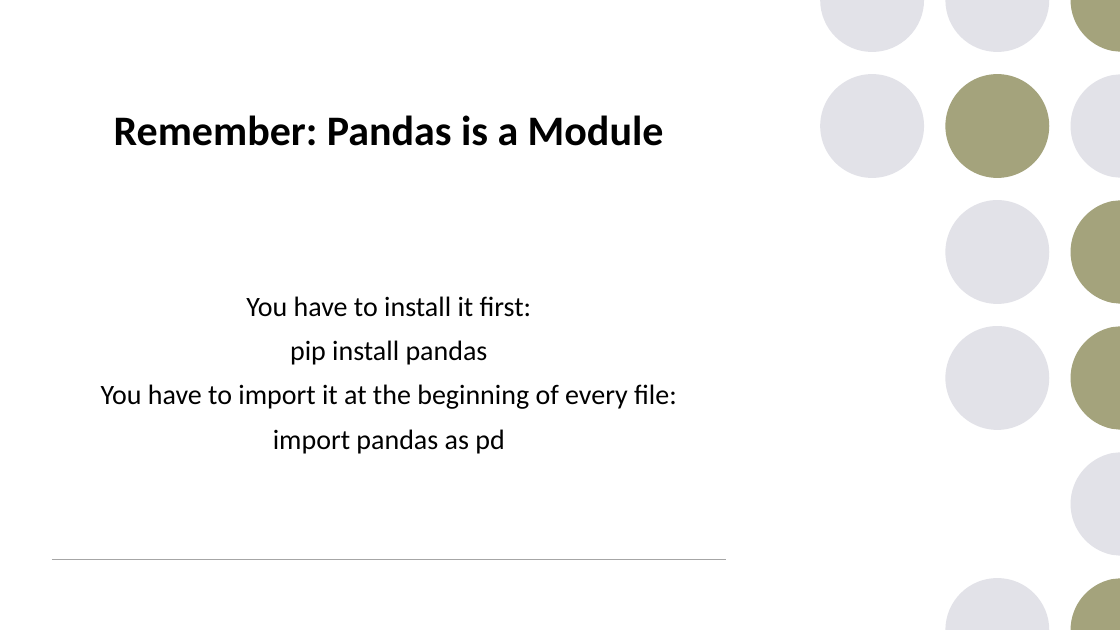
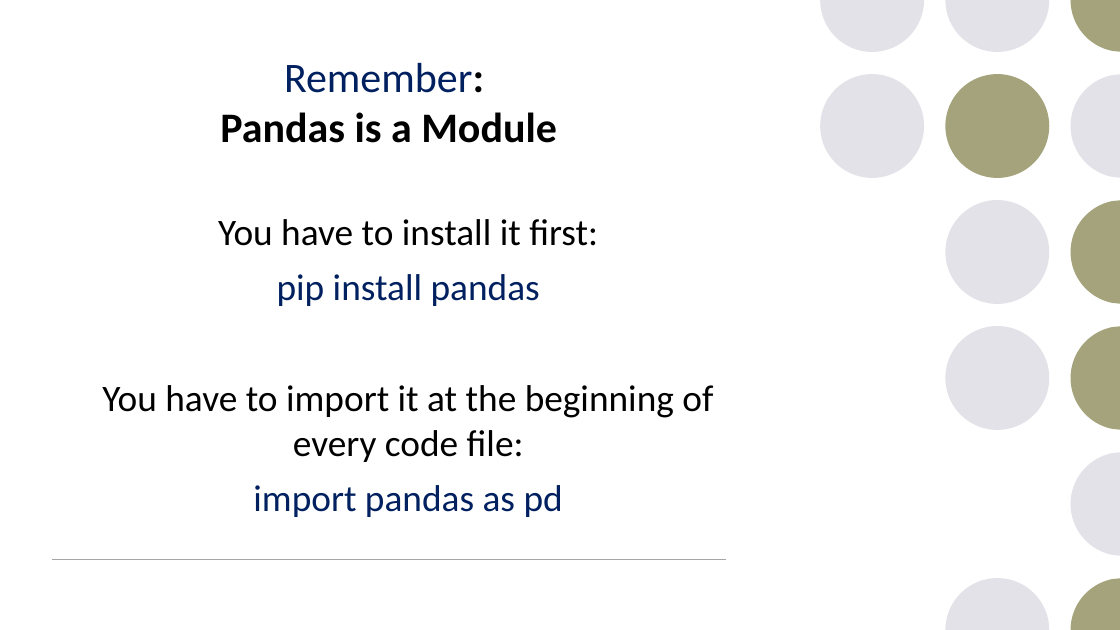
Before and after one commit to JohanBester/PythonResources, a slide deck: slide 5 of DAP_PowerPoints/week6-pandas.pptx (slide 6 before the commit). Drawn at 1120x630 pixels with LibreOffice and Linux fonts; fonts in the diff are those of the drawing. Boxes give left, top, right and bottom in pixels: in the first picture for what was removed or moved away, otherwise in the second. Text is boxed around its words. In the diff, an @@ line names an element or a change of style, - is before the commit and + after.

```diff
--- a/DAP_PowerPoints/week6-pandas.pptx
+++ b/DAP_PowerPoints/week6-pandas.pptx
@@ title "Remember: Pandas is a Module": place and size @@
-title "Remember: Pandas is a Module" at [114, 115, 664, 146]
+title "Remember: Pandas is a Module" at [220, 63, 557, 143]
@@ title "Remember: Pandas is a Module" at [220, 63, 557, 143]: text colour #000000 to #002060, bold off in "Remember:" @@
@@ text "You have to install it ...": place and size @@
-text "You have to install it ..." at [101, 296, 677, 454]
+text "You have to install it ..." at [102, 219, 713, 517]
@@ text at [218, 219, 598, 517]: size 24 to 32 pt in "You have to install it first:", "pip install pandas", "import pandas as pd"; text colour #000000 to #002060 in "pip install pandas", "import pandas as pd" @@
@@ text at [102, 385, 713, 462]: text changed; size 24 to 32 pt @@
-You have to import it at the beginning of every file:
+You have to import it at the beginning of every code file:
```
Also in this commit, not shown: 63 other slides changed, 2 slides removed, 17 other files.
